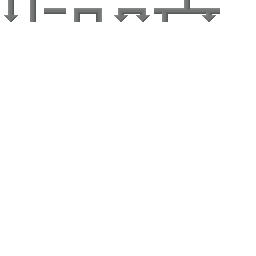
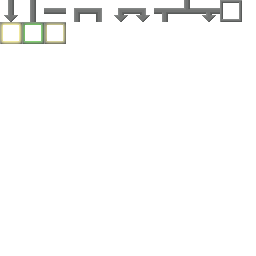
Before/after of a 256 × 256 layered artwork. What changed in the layer stack:
added layer "overlay" above "Background" over box(0, 22, 66, 44)
painted on "Background" over box(0, 0, 242, 44)
